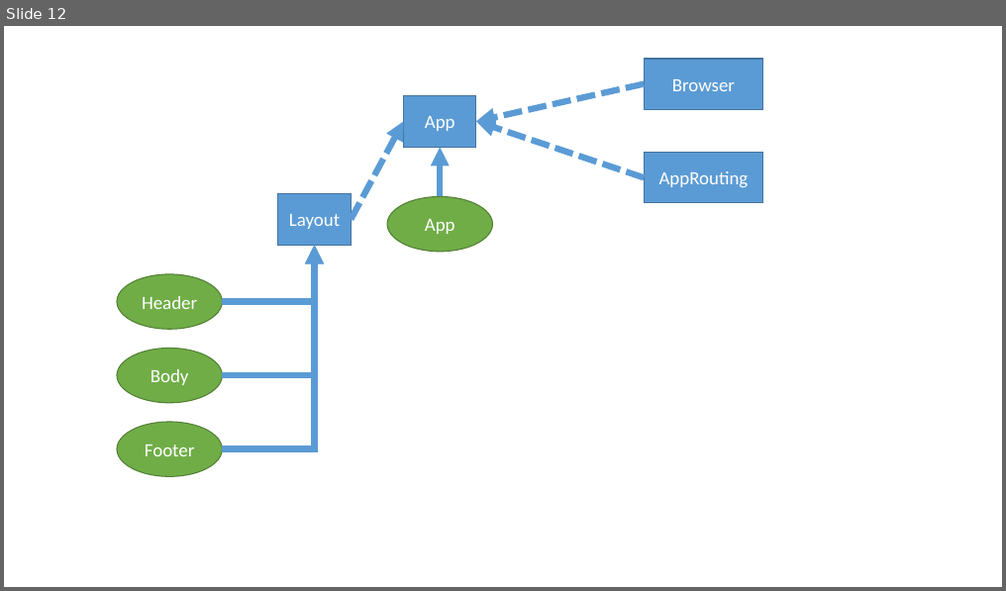
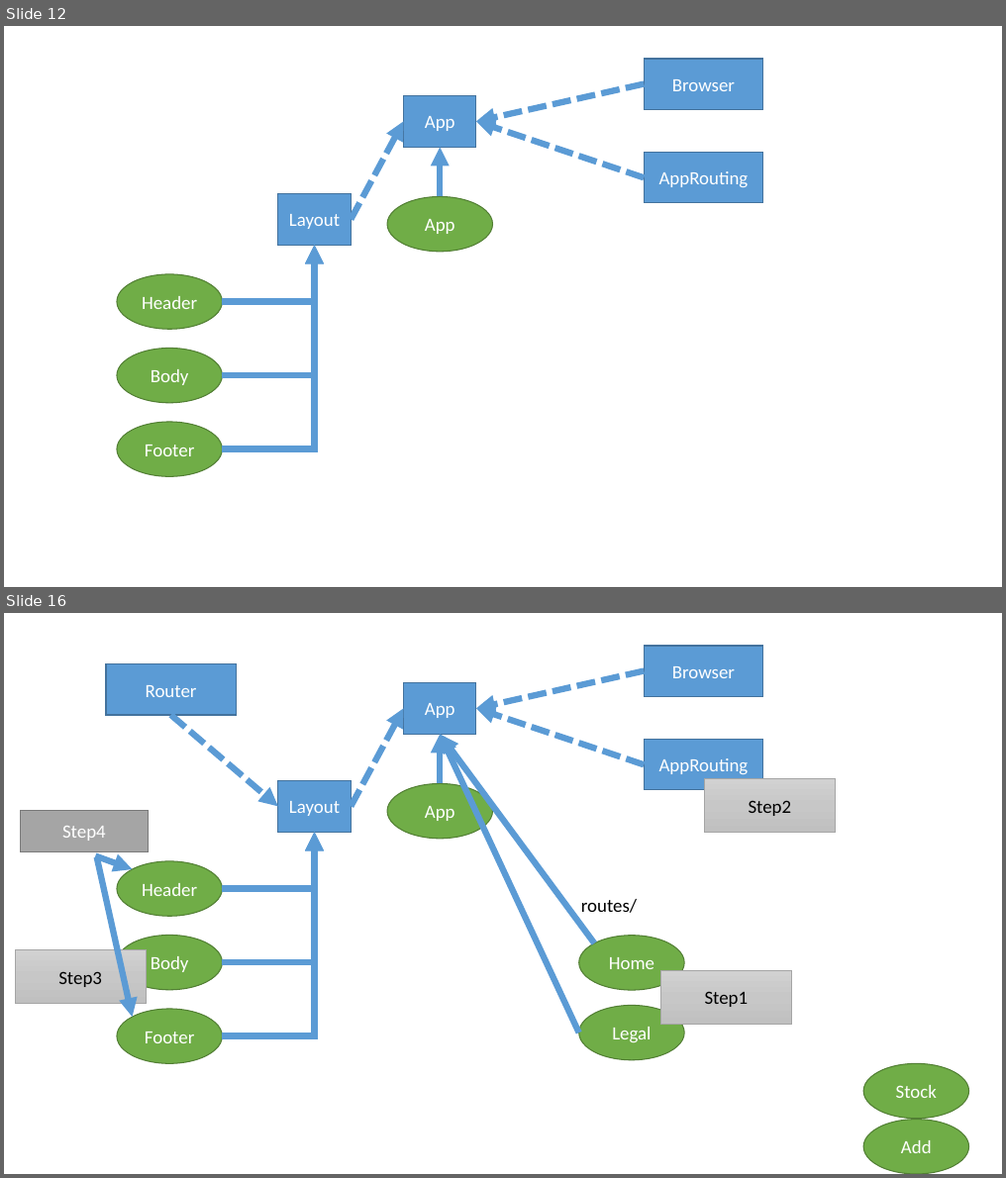
Before and after one commit to spaw3003/202205-formation-angular, a slide deck: notes.pptx. Shown one above the other, each under a label of ours: slide 12 before the commit, slides 12 and 16 after it; the slides between them are not shown. The pictures are 1006x591 and 1006x1178 pixels, drawn with LibreOffice and Linux fonts; fonts in the diff are those of the drawing. Boxes give left, top, right and bottom in pixels: in the first picture for what was removed or moved away, otherwise in the second. Text is boxed around its words. In the diff, an @@ line names an element or a change of style, - is before the commit and + after.

```diff
--- a/notes.pptx
+++ b/notes.pptx
@@ slide 16 added at box(4, 613, 1002, 1174), background #FFFFFF @@
@@ rectangle added at box(106, 664, 236, 716), fill #5B9BD5, outline #43739E 1 pt, 18 pt, text #FFFFFF @@
+Router
@@ arrow added from (645, 670) to (476, 708), #5B9BD5 6 pt dashed @@
@@ rectangle added at box(645, 646, 763, 697), fill #5B9BD5, outline #43739E 1 pt, 18 pt, text #FFFFFF @@
+Browser
@@ rectangle added at box(404, 682, 476, 735), fill #5B9BD5, outline #43739E 1 pt, 18 pt, text #FFFFFF @@
+App
@@ arrow added from (171, 715) to (278, 806), #5B9BD5 6 pt dashed @@
@@ arrow added from (350, 806) to (404, 708), #5B9BD5 6 pt dashed @@
@@ arrow added from (645, 765) to (476, 708), #5B9BD5 6 pt dashed @@
@@ arrow added from (440, 783) to (440, 735), #5B9BD5 6 pt @@
@@ arrow added from (595, 944) to (440, 735), #5B9BD5 6 pt @@
@@ arrow added from (579, 1033) to (440, 735), #5B9BD5 6 pt @@
@@ rectangle added at box(645, 740, 763, 790), fill #5B9BD5, outline #43739E 1 pt, 18 pt, text #FFFFFF @@
+AppRouting
@@ rectangle added at box(278, 780, 350, 833), fill #5B9BD5, outline #43739E 1 pt, 18 pt, text #FFFFFF @@
+Layout
@@ ellipse added at box(387, 783, 493, 839), fill #70AD47, outline #538035 1 pt, 18 pt, text #FFFFFF @@
+App
@@ rectangle added at box(705, 779, 836, 833), fill gradient #D2D2D2 to #C8C8C8 to #C0C0C0, outline #A5A5A5 0.5 pt, 18 pt, text #000000 @@
+Step2
@@ rectangle added at box(20, 811, 148, 853), fill #A5A5A5, outline #7A7A7A 1 pt, 18 pt, text #FFFFFF @@
+Step4
@@ elbow arrow added from (223, 889) to (315, 833), #5B9BD5 6 pt @@
@@ elbow arrow added from (223, 962) to (315, 833), #5B9BD5 6 pt @@
@@ elbow arrow added from (223, 1037) to (315, 833), #5B9BD5 6 pt @@
@@ arrow added from (95, 857) to (132, 869), #5B9BD5 6 pt @@
@@ arrow added from (97, 858) to (132, 1017), #5B9BD5 6 pt @@
@@ ellipse added at box(117, 861, 223, 916), fill #70AD47, outline #538035 1 pt, 18 pt, text #FFFFFF @@
+Header
@@ text added at box(581, 899, 637, 913), 18 pt, text #000000 @@
+routes/
@@ ellipse added at box(117, 936, 223, 990), fill #70AD47, outline #538035 1 pt, 18 pt, text #FFFFFF @@
+Body
@@ ellipse added at box(579, 936, 684, 990), fill #70AD47, outline #538035 1 pt, 18 pt, text #FFFFFF @@
+Home
@@ rectangle added at box(15, 951, 147, 1004), fill gradient #D2D2D2 to #C8C8C8 to #C0C0C0, outline #A5A5A5 0.5 pt, 18 pt, text #000000 @@
+Step3
@@ rectangle added at box(660, 970, 792, 1024), fill gradient #D2D2D2 to #C8C8C8 to #C0C0C0, outline #A5A5A5 0.5 pt, 18 pt, text #000000 @@
+Step1
@@ ellipse added at box(117, 1009, 223, 1063), fill #70AD47, outline #538035 1 pt, 18 pt, text #FFFFFF @@
+Footer
@@ ellipse added at box(579, 1005, 684, 1059), fill #70AD47, outline #538035 1 pt, 18 pt, text #FFFFFF @@
+Legal
@@ ellipse added at box(863, 1063, 969, 1118), fill #70AD47, outline #538035 1 pt, 18 pt, text #FFFFFF @@
+Stock
@@ ellipse added at box(863, 1120, 969, 1174), fill #70AD47, outline #538035 1 pt, 18 pt, text #FFFFFF @@
+Add
```
Also in this commit, not shown: 5 slides changed, 15 other slides added.
